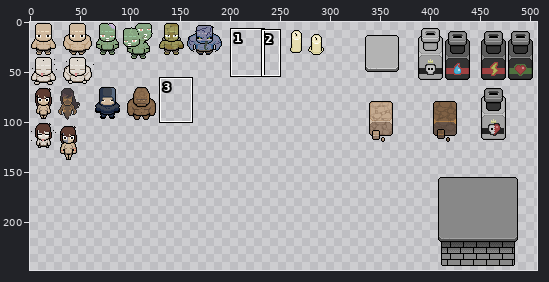
Two states of a sprite sheet, MergeQuest/Assets/Resources/SpriteAtlas.png. The first picture is a wide view before the edit; the outline marks the close-up.
Close-up. Earlier state:
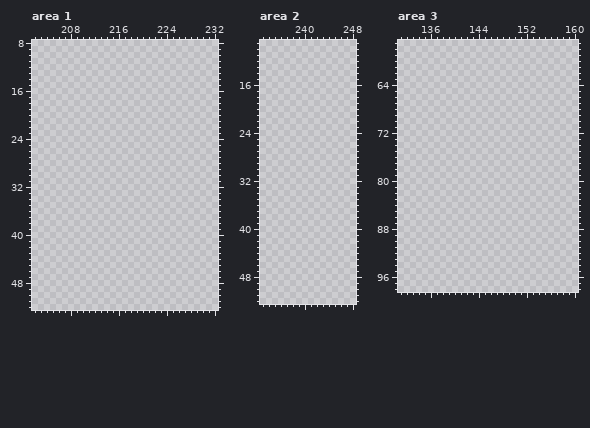
The file is 512x256 pixels. Pixels under 10% opacity are left out. Colours within 5 levels of each other are drawn and written as one. Shown: area 1: x 202..232, y 8..52; area 2: x 233..248, y 9..52; area 3: x 131..160, y 57..98. The wide view leaves out empty margins. The commit also changed other parts of the picture, which this record leaves out.
Palette (. is transparent): 
And afterwards:
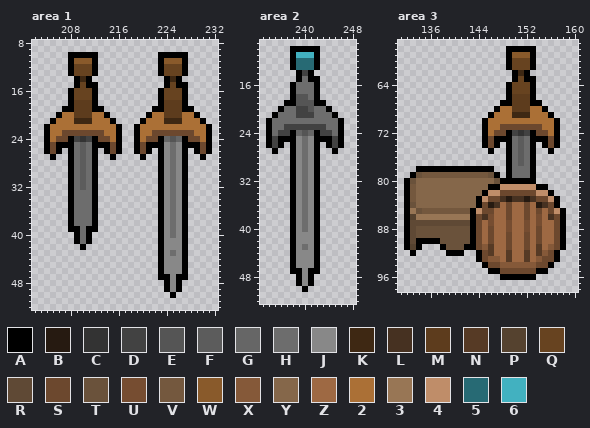
Colours new in this view: A #000000  B #261a11  C #333333  D #424242  E #555555  F #5c5c5c  G #666666  H #6d6d6d  J #888888  K #3e2813  L #463121  M #5d3c1d  N #563a25  P #55422f  Q #674320  R #5f4935  S #6c482e  T #6a523b  U #764d31  V #74583e  W #895a2b  X #855939  Y #85674a  Z #9e6943  2 #ab7036  3 #987655  4 #bf8d69  5 #276a74  6 #42b1c0
Diff:
Changed rows in their new state; - is an unchanged pixel.
Area 1:
first column x 204:
10 ----AAAAA----------AAAAA----
11 ----AWWWA----------AWWWA----
12 ----AQQQA----------AQQQA----
13 ----AQQQA----------AQQQA----
14 -----AKA------------AKA-----
15 -----AQAA-----------AQAA----
16 ----AQQQA----------AQQQA----
17 ----AQQQA----------AQQQA----
18 ----AMMMA----------AMMMA----
19 ---AAMMMAA--------AAMMMAA---
20 --A22MMM22A------A22MMM22A--
21 -A222KKK222A----A222KKK222A-
22 A22222222222A--A22222222222A
23 A22SSSSSSS22A--A22SSSSSSS22A
24 A2SSADCDASS2A--A2SSAGEGASS2A
25 ASAAAHFHAAASA--ASAAAJHJAAASA
26 ASA-AHFHA-ASA--ASA-AJHJA-ASA
27 -A--AHFHA--A----A--AJHJA--A-
28 ----AHFHA----------AJHJA----
29 ----AHFHA----------AJHJA----
30 ----AHFHA----------AJHJA----
31 ----AHFHA----------AJHJA----
32 ----AHFHA----------AJHJA----
33 ----AHHHA----------AJHJA----
34 ----AHHHA----------AJHJA----
35 ----AHHHA----------AJHJA----
36 ----AHHHA----------AJHJA----
37 ----AHHHA----------AJHJA----
38 ----AHHHA----------AJHJA----
39 ----AAHAA----------AJHJA----
40 -----AHA-----------AJHJA----
41 -----AHA-----------AJJJA----
42 ------A------------AJJJA----
43 -------------------AJHJA----
44 -------------------AJJJA----
45 -------------------AJJJA----
46 -------------------AJJJA----
47 -------------------AAJAA----
48 --------------------AJA-----
49 --------------------AJA-----
50 ---------------------A------
Area 2:
first column x 234:
10 ----AAAAA----
11 ----A666A----
12 ----A555A----
13 ----A555A----
14 -----ADA-----
15 -----AHAA----
16 ----AHHHA----
17 ----AHHHA----
18 ----AEEHA----
19 ---AAEEEAA---
20 --AHHDDEHHA--
21 -AHHHDDDHHHA-
22 AHHHHHHHHHHHA
23 AHHDDDDDDDHHA
24 AHDDAGEGADDHA
25 ADAAAJHJAAADA
26 ADA-AJHJA-ADA
27 -A--AJHJA--A-
28 ----AJHJA----
29 ----AJHJA----
30 ----AJHJA----
31 ----AJHJA----
32 ----AJHJA----
33 ----AJHJA----
34 ----AJHJA----
35 ----AJHJA----
36 ----AJHJA----
37 ----AJHJA----
38 ----AJHJA----
39 ----AJHJA----
40 ----AJHJA----
41 ----AJJJA----
42 ----AJJJA----
43 ----AJHJA----
44 ----AJJJA----
45 ----AJJJA----
46 ----AJJJA----
47 ----AAJAA----
48 -----AJA-----
49 -----AJA-----
50 ------A------
Area 3:
first column x 132:
58 -----------------AAAAA-----
59 -----------------AWWWA-----
60 -----------------AQQQA-----
61 -----------------AQQQA-----
62 ------------------AKA------
63 ------------------AQAA-----
64 -----------------AQQQA-----
65 -----------------AQQQA-----
66 -----------------AMMMA-----
67 ----------------AAMMMAA----
68 ---------------A22MMM22A---
69 --------------A222KKK222A--
70 -------------A22222222222A-
71 -------------A22SSSSSSS22A-
72 -------------A2SSADCDASS2A-
73 -------------ASAAAHFHAAASA-
74 -------------ASA-AHFHA-ASA-
75 --------------A--AHFHA--A--
76 -----------------AHFHA-----
77 -----------------AHFHA-----
78 --AAAAAAAAAAAAA--AHHHA-----
79 -ATVVVVVVVVVVVTA-AHHHA-----
80 ATYYYYYYYYYYYYYTAAAAAA-----
81 AVYYYYYYYYYYYYAA444444AA---
82 AVYYYYYYYYYYYA44SSSSSS44A--
83 AVYYYYYYYYYYA4SSLBLLBLSS4A-
84 ATYYYYYYYYYYASBLZSZZSZBLSA-
85 A3TVVVVVVVVA4SSZZSZZSZSZS4A
86 AP333333333ASLUZZSZZSZUZLSA
87 ARRRRRRRRRRASZUZZUZZUZUZZSA
88 ARTTTTTTTTTASZSZZUZZUZSZZSA
89 ARTTTTTTTTTASZSZZSZZSZSZZSA
90 ARAAAATTTTTASZSZZSZZSZSZZSA
91 APA---ATTTAASXNZZSZZSZNZXSA
92 -A-----AAA--ASNZZNZZNZNXSA-
93 ------------ASXXZNZZNZXSSA-
94 -------------ASSXXXXXXSSA--
95 --------------AASSSSSSAA---
96 ----------------AAAAAA-----
